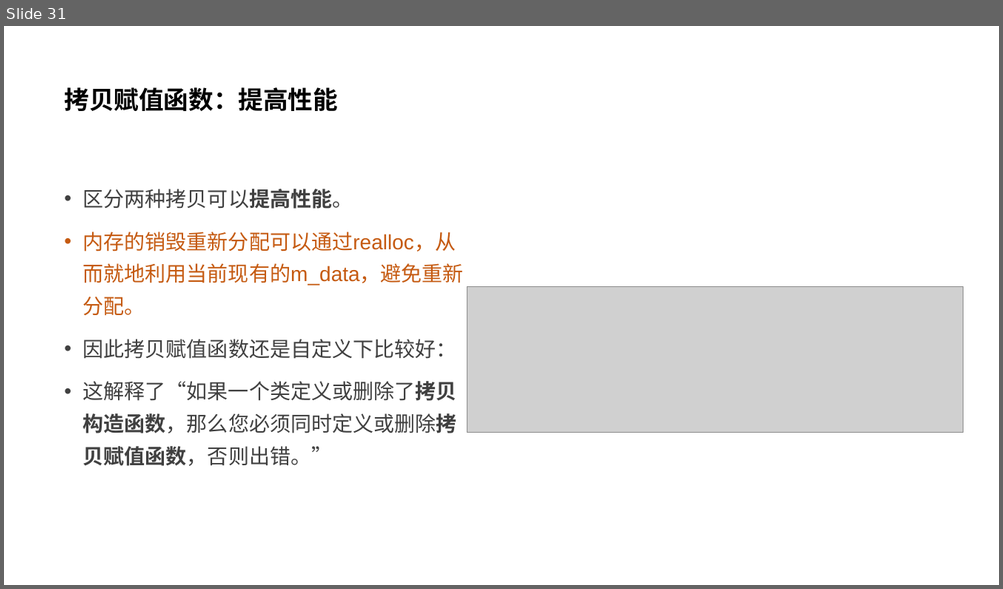
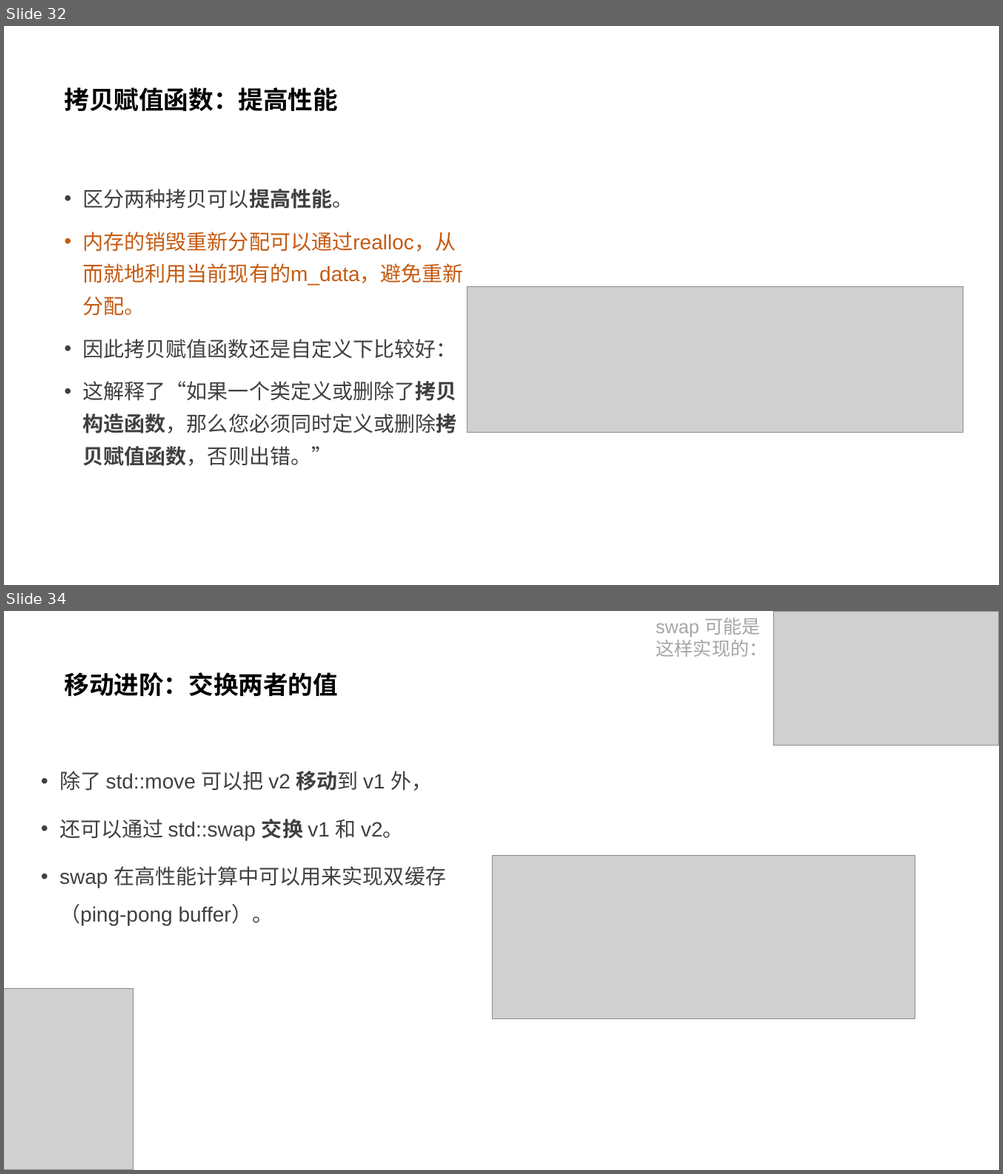
Before and after one commit to parallel101/course, a slide deck: 02/slides.pptx. Shown one above the other, each under a label of ours: slide 31 before the commit, slides 32 and 34 after it; the slides between them are not shown. The pictures are 1003x589 and 1003x1174 pixels, drawn with LibreOffice and Linux fonts; fonts in the diff are those of the drawing; grey boxes stand for pictures. Boxes give left, top, right and bottom in pixels: in the first picture for what was removed or moved away, otherwise in the second. Text is boxed around its words. In the diff, an @@ line names an element or a change of style, - is before the commit and + after.

```diff
--- a/02/slides.pptx
+++ b/02/slides.pptx
@@ slide 34 added at box(4, 611, 999, 1170), background #FFFFFF @@
@@ text added at box(655, 618, 767, 657), 18 pt, text #A6A6A6 @@
+swap 可能是这样实现的：
@@ picture added at box(774, 611, 999, 745) @@
@@ title added at box(64, 672, 338, 696), 24 pt, text #000000, bold @@
+移动进阶：交换两者的值
@@ text added at box(60, 771, 446, 926), 20 pt, text #404040 @@
+• 除了 std::move 可以把 v2 移动到 v1 外，
+• 还可以通过 std::swap 交换 v1 和 v2。
+• swap 在高性能计算中可以用来实现双缓存（ping-pong buffer）。
@@ picture added at box(492, 856, 915, 1019) @@
@@ picture added at box(4, 988, 133, 1170) @@
@@ what was slide 31 is now slide 32 @@
```
Also in this commit, not shown: 1 slide changed, 5 other slides added, 1 slide removed, 5 other files.
